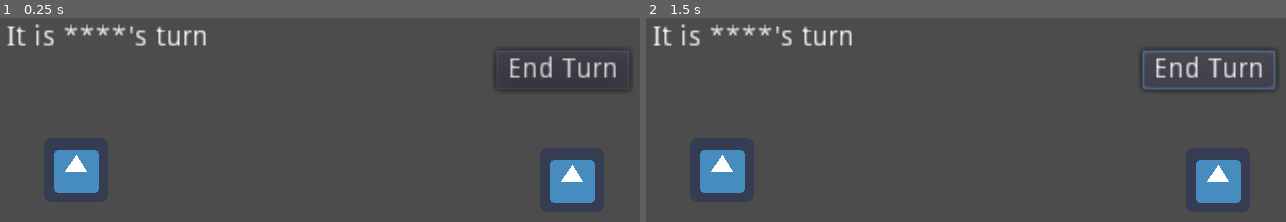
Above: before the commit, frames 1-2 (left to right).
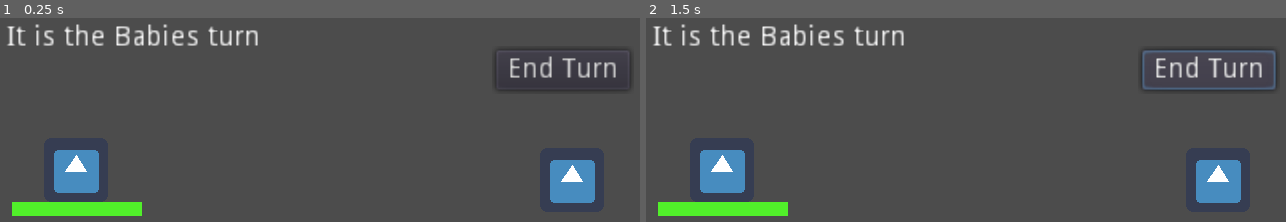
Above: after the commit, the same moments.

Repository: jalvarez2016/GMTK2022
Game: Godot game, scene res://WorldStuff/World.tscn
The game is run twice, just before and just after one commit, with the same random seed, the same clock (stepped at 60 frames per second) and the same inputs. This scene is started directly instead of the project's main scene. The engine's default icon, where the game draws it, is replaced by a stand-in: a white triangle on a blue panel in a dark square.
Inputs:
- Up to frame 1 (0.25 s): no input
- Up to frame 2 (1.5 s): click "End Turn" at 0.5 s; click "End Turn" at 1.25 s

The runs differ from the first frame. In frame 1, 2.9% of the frame differs, in the area x 1-41%, y 2-98%; in frame 2, 2.9%.

Commit message:
Turn label & HealthUI

Diff:
--- a/Enemies/Enemy.tscn
+++ b/Enemies/Enemy.tscn
@@ -9,6 +9,7 @@
 
 [node name="CollisionShape2D" type="CollisionShape2D" parent="."]
 shape = SubResource( 1 )
+disabled = true
 
 [node name="Sprite" type="Sprite" parent="."]
 scale = Vector2( 0.5, 0.5 )
--- a/Player/Player.tscn
+++ b/Player/Player.tscn
@@ -1,7 +1,8 @@
-[gd_scene load_steps=4 format=2]
+[gd_scene load_steps=5 format=2]
 
 [ext_resource path="res://icon.png" type="Texture" id=1]
 [ext_resource path="res://Player/PlayerManager.gd" type="Script" id=2]
+[ext_resource path="res://UI/HealthBarTheme.tres" type="Theme" id=3]
 
 [sub_resource type="CircleShape2D" id=1]
 radius = 24.0
@@ -13,7 +14,19 @@
 
 [node name="CollisionShape2D" type="CollisionShape2D" parent="."]
 shape = SubResource( 1 )
+disabled = true
 
 [node name="Sprite" type="Sprite" parent="."]
 scale = Vector2( 0.5, 0.5 )
 texture = ExtResource( 1 )
+
+[node name="ProgressBar" type="ProgressBar" parent="."]
+margin_left = -32.0
+margin_top = 16.0
+margin_right = 33.0
+margin_bottom = 23.0
+theme = ExtResource( 3 )
+step = 1.0
+value = 100.0
+rounded = true
+percent_visible = false
--- a/Player/PlayerManager.gd
+++ b/Player/PlayerManager.gd
@@ -1,4 +1,6 @@
 extends StaticBody2D
+
+onready var health = $ProgressBar
 
 export(int) var PlayerHealth = 1
 export(int) var PlayerAttack = 1
@@ -22,6 +24,5 @@
 	PlayerSpeed += roll_dice(6)
 	PlayerMagicPoints += roll_dice(6)
 
-
-#func _process(delta):
-#	pass
+func loseHealth(newValue):
+	health.value -= newValue
--- /dev/null
+++ b/UI/HealthBarTheme.tres
@@ -0,0 +1,11 @@
+[gd_resource type="Theme" load_steps=3 format=2]
+
+[sub_resource type="StyleBoxFlat" id=1]
+bg_color = Color( 0.396078, 0.384314, 0.384314, 1 )
+
+[sub_resource type="StyleBoxFlat" id=2]
+bg_color = Color( 0.317647, 0.937255, 0.164706, 1 )
+
+[resource]
+ProgressBar/styles/bg = SubResource( 1 )
+ProgressBar/styles/fg = SubResource( 2 )
--- a/UI/TurnLabelScript.gd
+++ b/UI/TurnLabelScript.gd
@@ -4,7 +4,12 @@
 onready var uiInfo = $UICanvas/UI/Info
 
 func _ready():
-	print(turnManager.turn);
+	# Add logic to assign turn to whoever is the fastest
+	match turnManager.turn:
+		turnManager.ALLY_TURN:
+			uiInfo.text = "It is the Babies turn"
+		turnManager.ENEMY_TURN:
+			uiInfo.text = "It is the enemies turn"
 	turnManager.connect("ally_turn_started", self, "_on_EndTurn_ally_turn_started")
 	turnManager.connect("enemy_turn_started", self, "_on_EndTurn_enemy_turn_started")
 
@@ -21,7 +26,9 @@
 	# Randomly pick a player
 	# Randomly decide on damage value
 	# Lower health of that player //use a signal to call a dfferent script
-	turnManager.turn = turnManager.ALLY_TURN
+
+	# put the enemies turn on a timer
+	#turnManager.turn = turnManager.ALLY_TURN # Uncomment this when other enemy logic has been implemented
 	pass # Replace with function body.
 
 
@@ -29,8 +36,7 @@
 	print("ally turn started")
 	pass # Replace with function body.
 
-
 func _on_EndTurn_pressed():
-	print('button pressed')
+	print('endturn button pressed')
 	turnManager.turn = turnManager.ENEMY_TURN
 	pass # Replace with function body.
